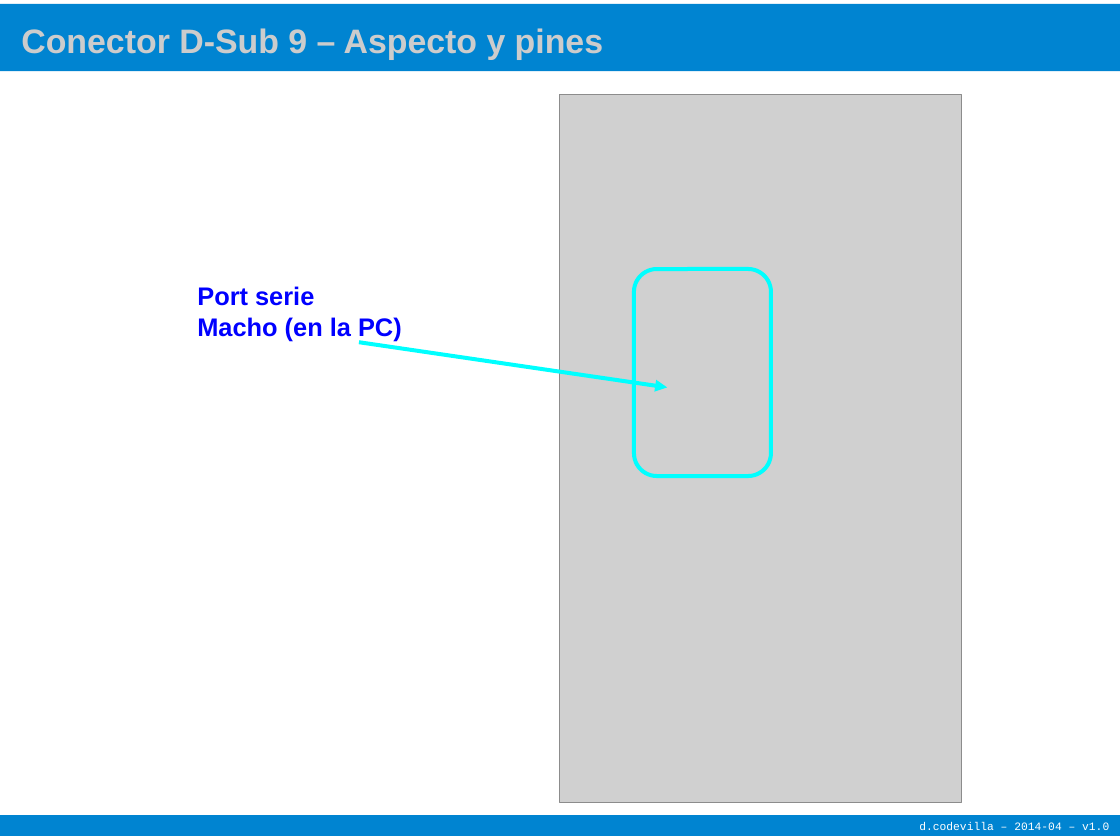
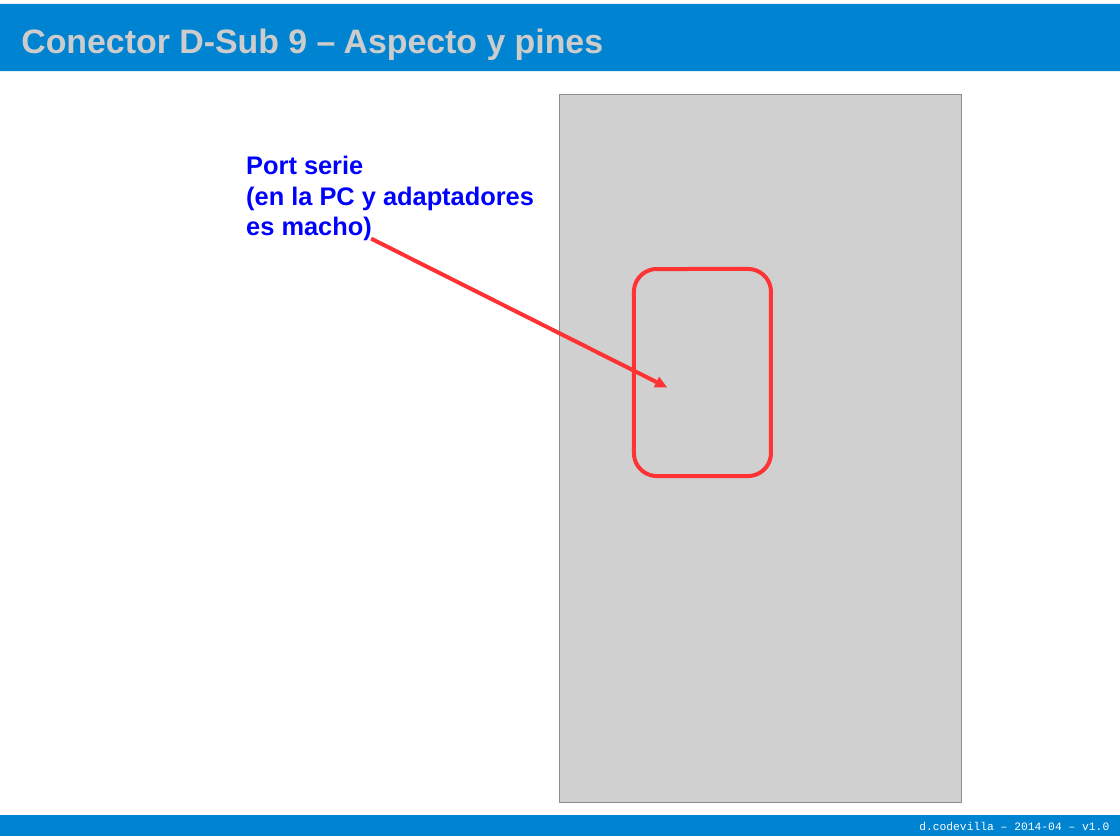
Before and after one commit to diegocode/serie, a slide deck: slide 4 of referencia/port_serie.odp. Drawn at 1120x840 pixels with LibreOffice and Linux fonts; fonts in the diff are those of the drawing; grey boxes stand for pictures. Boxes give left, top, right and bottom in pixels: in the first picture for what was removed or moved away, otherwise in the second. Text is boxed around its words. In the diff, an @@ line names an element or a change of style, - is before the commit and + after.

```diff
--- a/referencia/port_serie.odp
+++ b/referencia/port_serie.odp
@@ text "Port serie": place and size @@
-text "Port serie" at bbox=[197, 286, 402, 341]
+text "Port serie" at bbox=[246, 155, 534, 241]
@@ text at bbox=[246, 186, 534, 241]: text changed @@
-Macho (en la PC)
+(en la PC y adaptadores
+es macho)
@@ arrow moved from (359, 343) - (668, 387) to (371, 239) - (668, 387) @@
@@ arrow (371, 239) - (668, 387): stroke #00FFFF 2.83 pt to #FF3333 2.83 pt @@
@@ freeform shape at bbox=[634, 269, 771, 477]: outline #00FFFF 2.83 pt to #FF3333 2.83 pt @@
```
Also in this commit, not shown: 4 other slides changed, 5 slides added, 27 other files.
